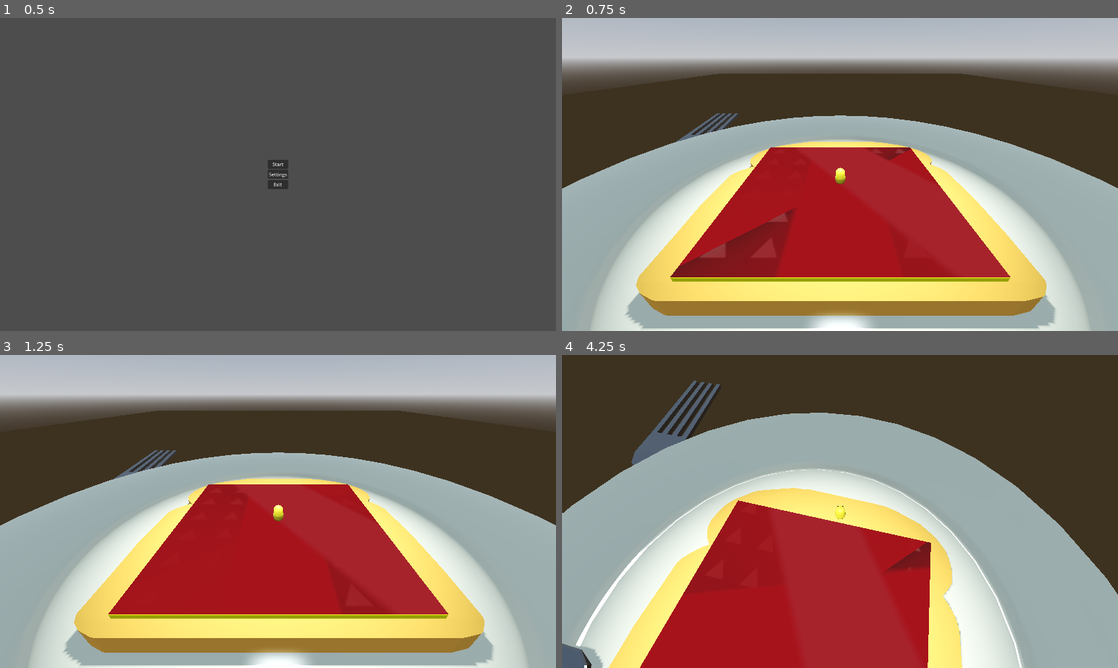
Above: before the commit, frames 1-4 (two rows, left to right).
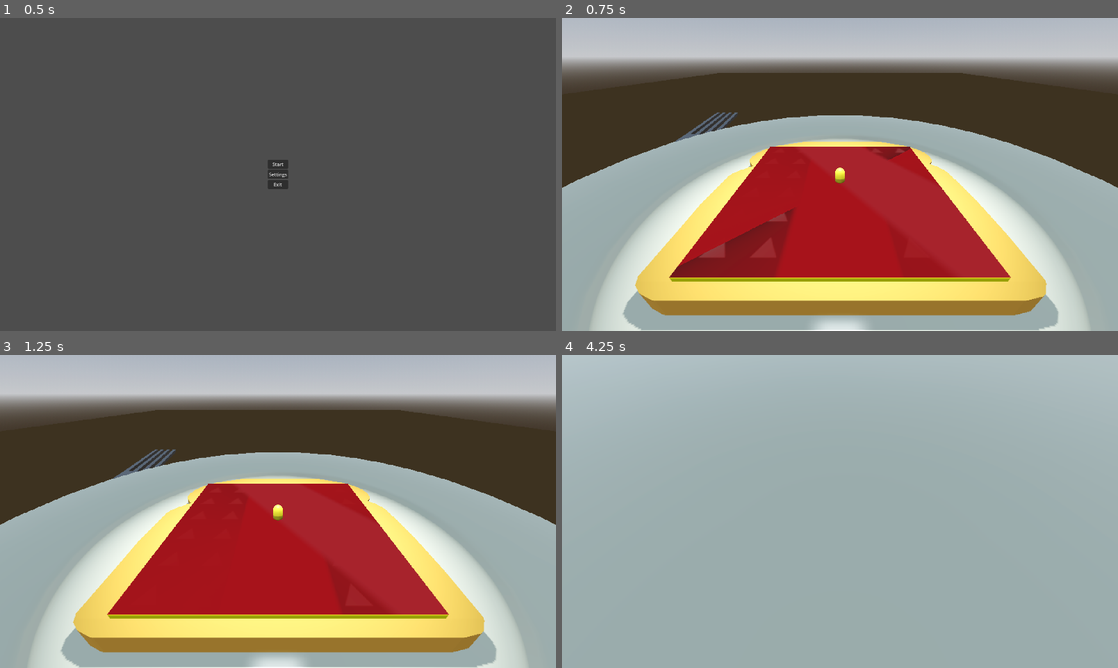
Above: after the commit, the same moments.

Repository: wolfthewizard/mages-breakfast
Game: Godot game, scene res://scenes/environments/menu/menu.tscn
The game is run twice, just before and just after one commit, with the same random seed, the same clock (stepped at 60 frames per second) and the same inputs.
Inputs (mouse positions are in pixels of both pictures, inside the frame that each line leads up to):
- Up to frame 1 (0.5 s): no input
- Up to frame 2 (0.75 s): click "Start" at 0.5 s
- Up to frame 3 (1.25 s): no input
- Up to frame 4 (4.25 s): move the mouse to (867, 511) at 1.27 s; hold W (up) from 1.28 s (still down); tap Space (jump) at 1.52, 2.27, 3.77 s; move the mouse to (812, 511) at 2.02 s; move the mouse to (851, 505) at 2.77 s; move the mouse to (834, 517) at 3.52 s

Frame 1 is identical in both runs. In frame 2, 2.4% of the frame differs, in the area x 0-100%, y 17-100%; in frame 3, 2.4%; in frame 4, 71%, in the area x 0-100%, y 0-100%.

Commit message:
changed to pixelized aesthetic

Diff:
--- a/Mage's Breakfast/project.godot
+++ b/Mage's Breakfast/project.godot
@@ -24,6 +24,8 @@
 window/size/viewport_width=1920
 window/size/viewport_height=1080
 window/size/mode=3
+window/size/resizable=false
+window/size/borderless=true
 window/stretch/mode="viewport"
 
 [file_customization]
--- a/Mage's Breakfast/scenes/entities/player/player.tscn
+++ b/Mage's Breakfast/scenes/entities/player/player.tscn
@@ -30,5 +30,4 @@
 [node name="Camera3D" type="Camera3D" parent="CameraPivot/SpringArm3D"]
 current = true
 size = 0.1
-near = 0.01
-far = 1.0
+near = 0.001
--- a/Mage's Breakfast/scenes/environments/level/level.tscn
+++ b/Mage's Breakfast/scenes/environments/level/level.tscn
@@ -27,13 +27,28 @@
 [node name="Level" type="Node3D"]
 script = ExtResource("1_b04xe")
 
-[node name="WorldEnvironment" type="WorldEnvironment" parent="."]
+[node name="SubViewportContainer" type="SubViewportContainer" parent="."]
+texture_filter = 1
+anchors_preset = 15
+anchor_right = 1.0
+anchor_bottom = 1.0
+grow_horizontal = 2
+grow_vertical = 2
+stretch = true
+stretch_shrink = 2
+
+[node name="SubViewport" type="SubViewport" parent="SubViewportContainer"]
+handle_input_locally = false
+size = Vector2i(960, 540)
+render_target_update_mode = 4
+
+[node name="WorldEnvironment" type="WorldEnvironment" parent="SubViewportContainer/SubViewport"]
 environment = SubResource("Environment_uff6i")
 
-[node name="Player" parent="." instance=ExtResource("1_e26tj")]
+[node name="Player" parent="SubViewportContainer/SubViewport" instance=ExtResource("1_e26tj")]
 transform = Transform3D(1, 0, 0, 0, 1, 0, 0, 0, 1, 0, 0.00849494, 0)
 
-[node name="SpotLight3D" type="SpotLight3D" parent="."]
+[node name="SpotLight3D" type="SpotLight3D" parent="SubViewportContainer/SubViewport"]
 transform = Transform3D(1, 0, 0, 0, -4.37114e-08, 1, 0, -1, -4.37114e-08, 0, 0.106814, 0)
 light_energy = 0.1
 light_size = 0.01
@@ -43,14 +58,25 @@
 spot_range = 1.0
 spot_angle = 40.0
 
-[node name="Toast" parent="." instance=ExtResource("2_sqals")]
+[node name="Toast" parent="SubViewportContainer/SubViewport" instance=ExtResource("2_sqals")]
 
-[node name="Knife" parent="." node_paths=PackedStringArray("player") instance=ExtResource("3_6ucxa")]
+[node name="Knife" parent="SubViewportContainer/SubViewport" node_paths=PackedStringArray("player") instance=ExtResource("3_6ucxa")]
 transform = Transform3D(-6.55671e-08, 1.5, 0, -1.5, -6.55671e-08, 0, 0, 0, 1.5, 0.15, 0.25, 0)
 player = NodePath("../Player")
 
-[node name="Mage" parent="." node_paths=PackedStringArray("knife") instance=ExtResource("4_5tvat")]
+[node name="Mage" parent="SubViewportContainer/SubViewport" node_paths=PackedStringArray("knife") instance=ExtResource("4_5tvat")]
 knife = NodePath("../Knife")
+
+[node name="Decorations" type="Node3D" parent="SubViewportContainer/SubViewport"]
+
+[node name="fork" parent="SubViewportContainer/SubViewport/Decorations" instance=ExtResource("8_iehgv")]
+transform = Transform3D(1.5, 0, 0, 0, 1.5, 0, 0, 0, 1.5, -0.124978, 0, 0)
+
+[node name="plate" parent="SubViewportContainer/SubViewport/Decorations" instance=ExtResource("9_sva6d")]
+transform = Transform3D(1, 0, 0, 0, 1, 0, 0, 0, 1, 0, -0.00359157, 0)
+
+[node name="table" parent="SubViewportContainer/SubViewport/Decorations" instance=ExtResource("10_uvkax")]
+transform = Transform3D(1, 0, 0, 0, 1, 0, 0, 0, 1, 0, -0.804055, -0.404338)
 
 [node name="GameOver" parent="." instance=ExtResource("6_eut7i")]
 visible = false
@@ -58,15 +84,4 @@
 [node name="Pause" parent="." instance=ExtResource("7_lgdpi")]
 visible = false
 
-[node name="Decorations" type="Node3D" parent="."]
-
-[node name="fork" parent="Decorations" instance=ExtResource("8_iehgv")]
-transform = Transform3D(1.5, 0, 0, 0, 1.5, 0, 0, 0, 1.5, -0.124978, 0, 0)
-
-[node name="plate" parent="Decorations" instance=ExtResource("9_sva6d")]
-transform = Transform3D(1, 0, 0, 0, 1, 0, 0, 0, 1, 0, -0.00359157, 0)
-
-[node name="table" parent="Decorations" instance=ExtResource("10_uvkax")]
-transform = Transform3D(1, 0, 0, 0, 1, 0, 0, 0, 1, 0, -0.804055, -0.404338)
-
-[connection signal="attack_sequence_finished" from="Knife" to="Mage" method="_on_knife_attack_sequence_finished"]
+[connection signal="attack_sequence_finished" from="SubViewportContainer/SubViewport/Knife" to="SubViewportContainer/SubViewport/Mage" method="_on_knife_attack_sequence_finished"]
